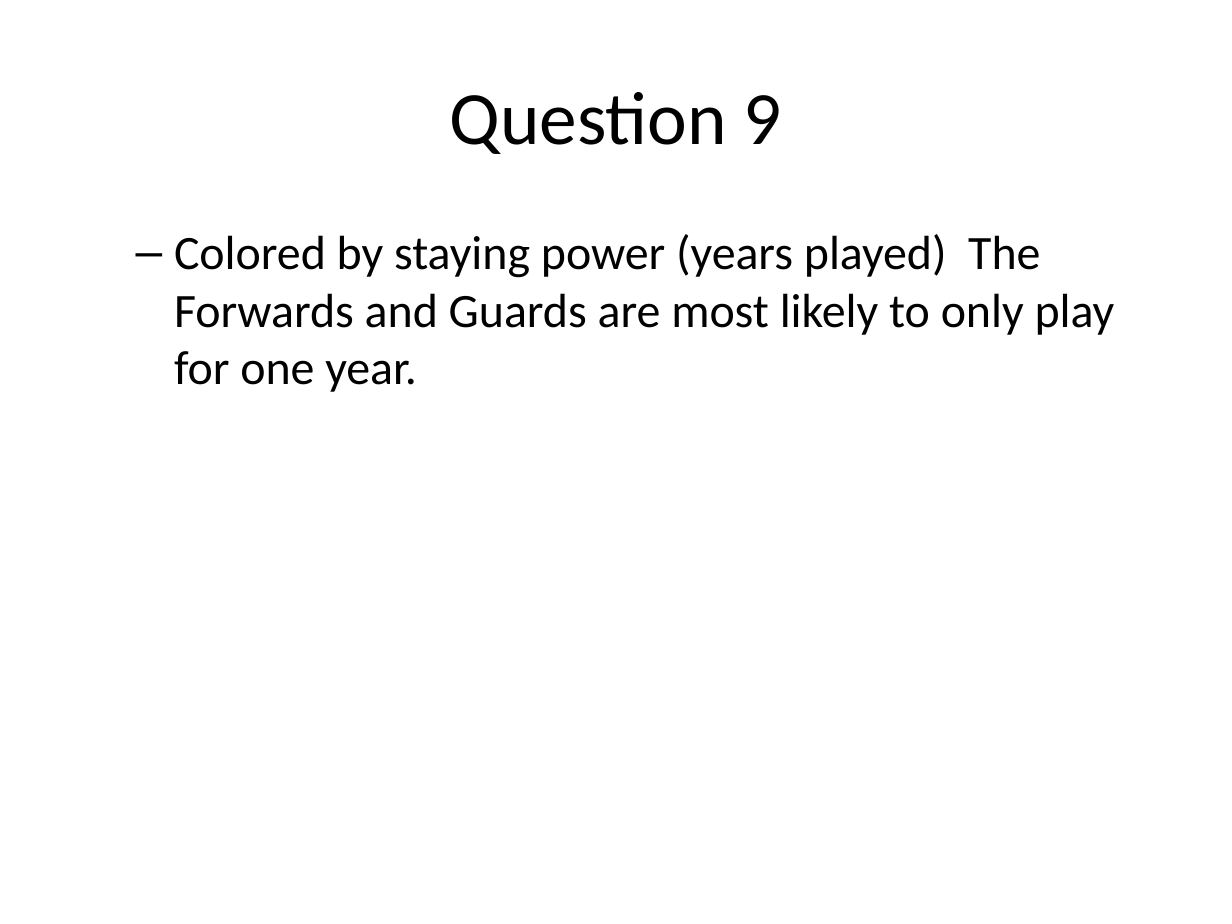
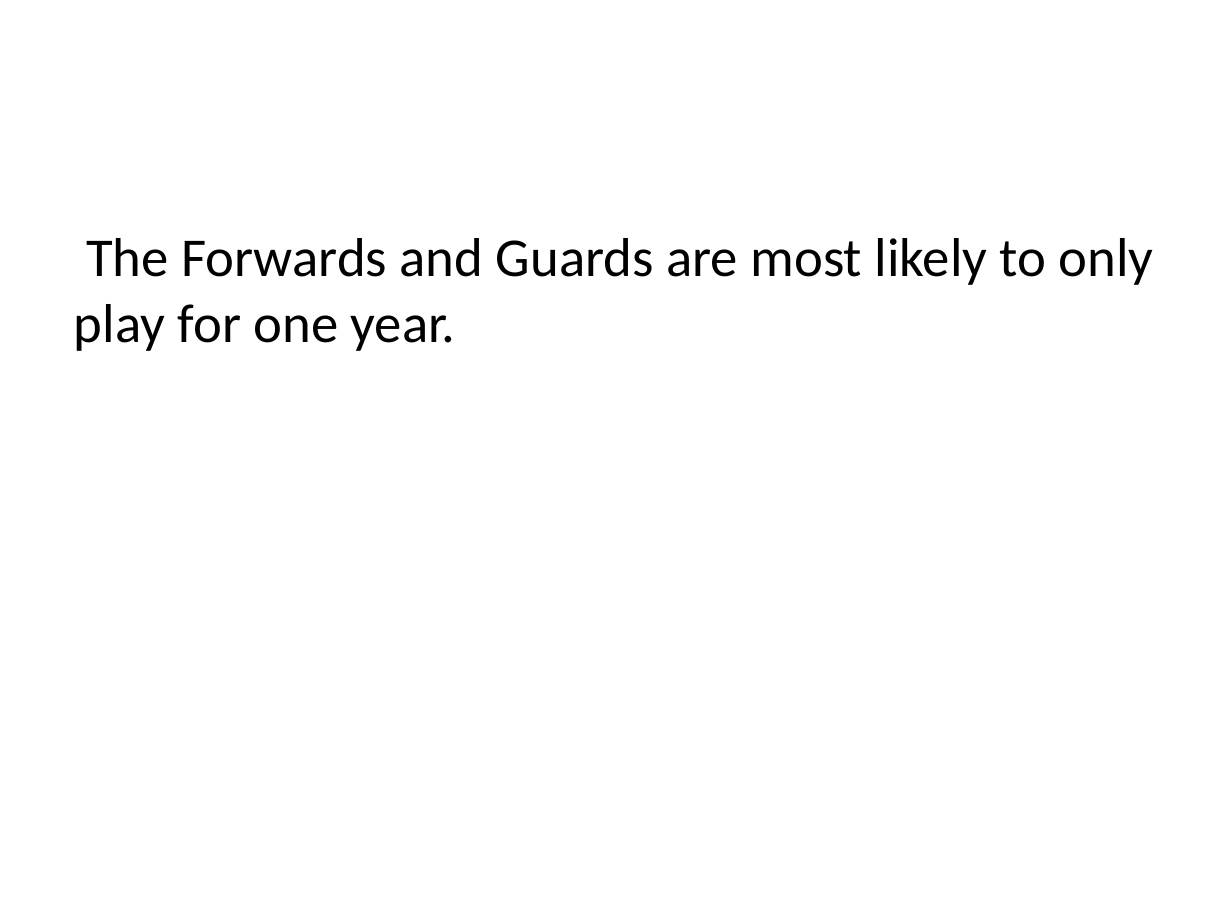
Before and after one commit to rmpalmer/MDS-6306-Doing-Data-Science-Fall-2019, a slide deck: slide 26 of Unit 2/Richard_Palmer_LiveSession_2.pptx (slide 10 before the commit). Drawn at 1232x924 pixels with LibreOffice and Linux fonts; fonts in the diff are those of the drawing. Boxes give left, top, right and bottom in pixels: in the first picture for what was removed or moved away, otherwise in the second. Text is boxed around its words. In the diff, an @@ line names an element or a change of style, - is before the commit and + after.

```diff
--- a/Unit 2/Richard_Palmer_LiveSession_2.pptx
+++ b/Unit 2/Richard_Palmer_LiveSession_2.pptx
@@ title removed at (449,92,782,154) @@
-Question 9
@@ text at (74,238,1154,351): text changed; size 28 to 32 pt @@
-  – Colored by staying power (years played) The Forwards and Guards are most likely to only play for one year.
+The Forwards and Guards are most likely to only play for one year.
```
Also in this commit, not shown: 8 other slides changed, 18 slides added, 1 other file.
